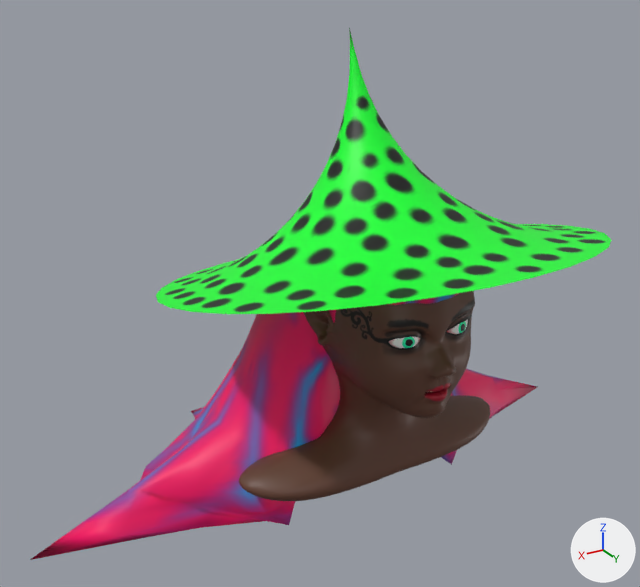
The Blender file bust/bust.blend, before and after one commit.
Both versions are drawn from a camera (50 mm lens) standing at (4.81, 6.79, 3.97) and looking at (0.16, -0.95, 0.1). The lights are fixed; the arrows at lower right show +X, +Y and +Z.

In view in the first picture: 'bust', 'eye', 'hair', 'hat'.
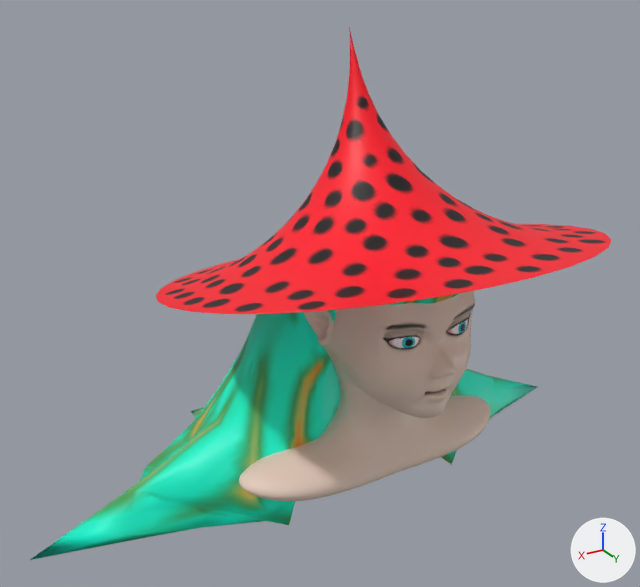
Boxes (x1, y1, x2, y2) around the edits, measured in the pictures (640 x 587 px):
```json
{"object": "hat", "change": "surface changed", "before": [156, 27, 611, 314], "after": [156, 27, 611, 314], "on screen": "green to red"}
{"object": "hair", "change": "surface changed", "before": [30, 293, 537, 560], "after": [30, 293, 537, 560]}
{"object": "bust", "change": "surface changed", "before": [239, 291, 490, 501], "after": [239, 291, 490, 501]}
{"object": "eye", "change": "surface changed", "before": [389, 319, 468, 348], "after": [389, 319, 468, 348], "on screen": "green to cyan"}
```

Edits to the scene script, one JSON object a line:
```json
{"op": "add", "block": "img_bust2_png", "code": ["img_bust2_png = load_image('bust2.png', 'bust2.png', 2048, 2048, 'sRGB')"]}
{"op": "set", "path": "mat_material_001.texture", "old": "img_bust_png", "new": "img_bust2_png"}
```
